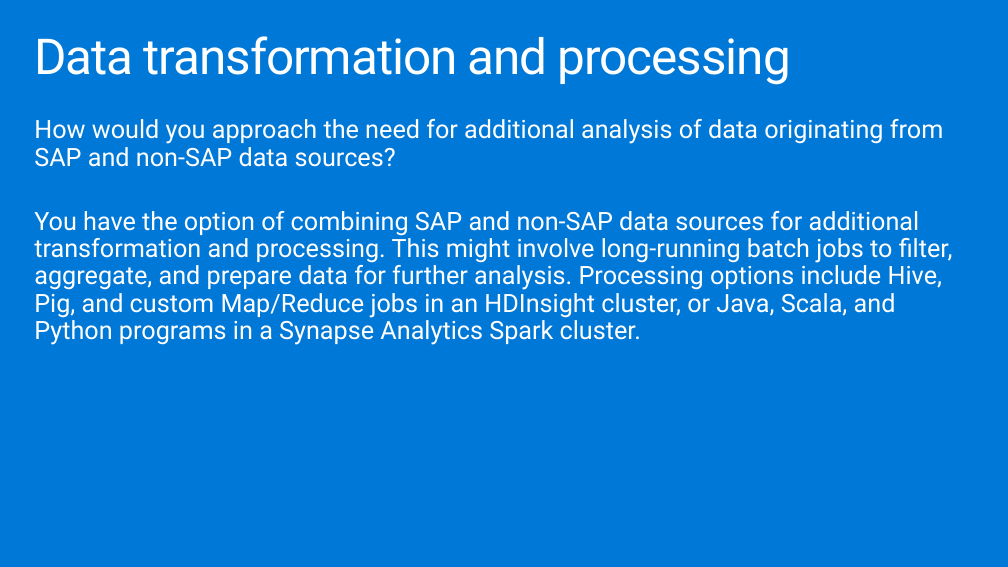
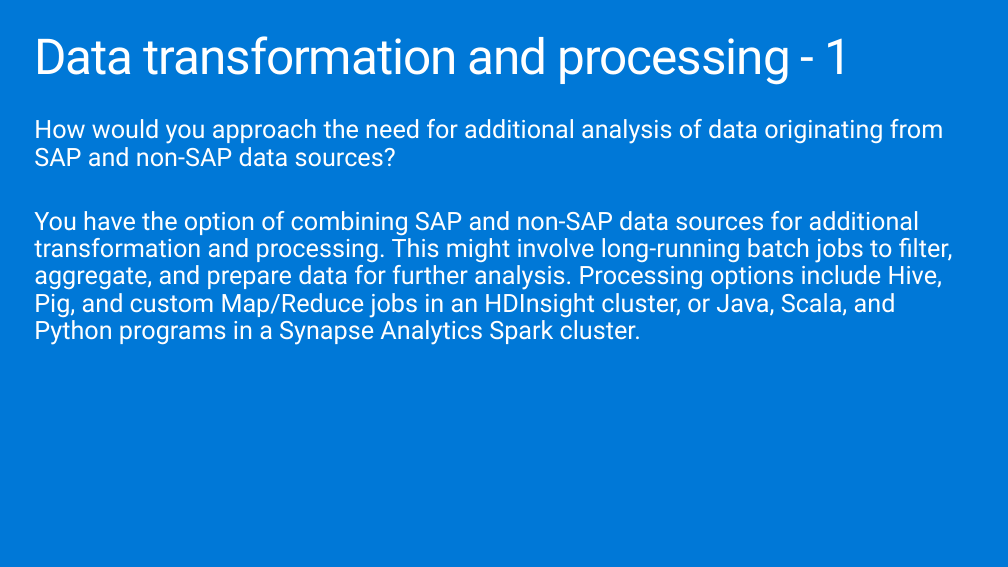
Before and after one commit to technofocus-pte/SAP-plus-extend-and-innovate-with-Data-and-AI, a slide deck: slide 20 of Whiteboard design session/WDS trainer presentation - SAP plus extend and innovate with Data and AI.pptx. Drawn at 1008x567 pixels with LibreOffice and Linux fonts; fonts in the diff are those of the drawing. Boxes give left, top, right and bottom in pixels: in the first picture for what was removed or moved away, otherwise in the second. Text is boxed around its words. In the diff, an @@ line names an element or a change of style, - is before the commit and + after.

```diff
--- a/Whiteboard design session/WDS trainer presentation - SAP plus extend and innovate with Data and AI.pptx
+++ b/Whiteboard design session/WDS trainer presentation - SAP plus extend and innovate with Data and AI.pptx
@@ title at box(34, 36, 853, 85): text changed @@
-Data transformation and processing
+Data transformation and processing - 1
```
Also in this commit, not shown: 11 other slides changed, 18 other files.
